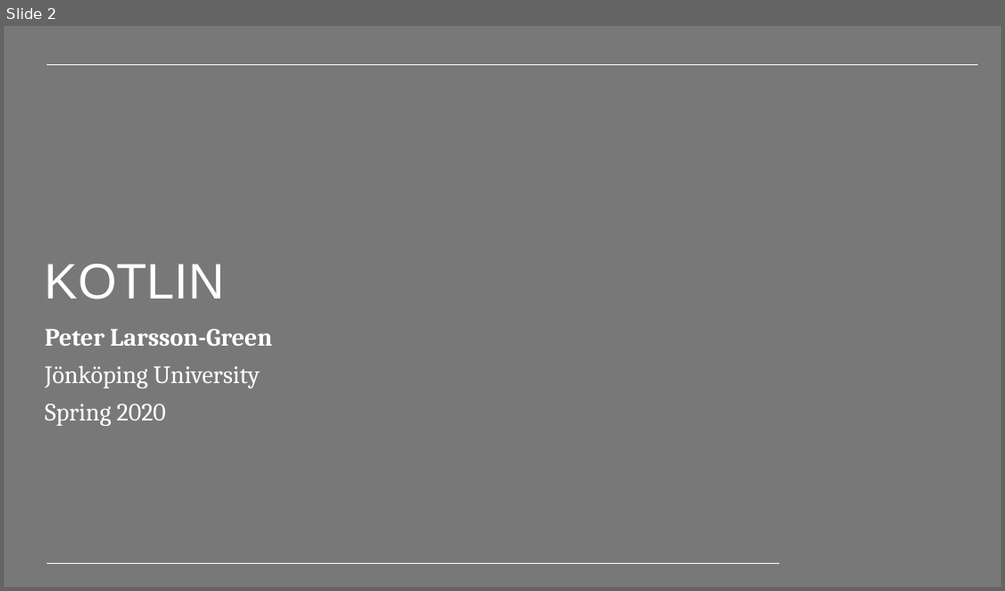
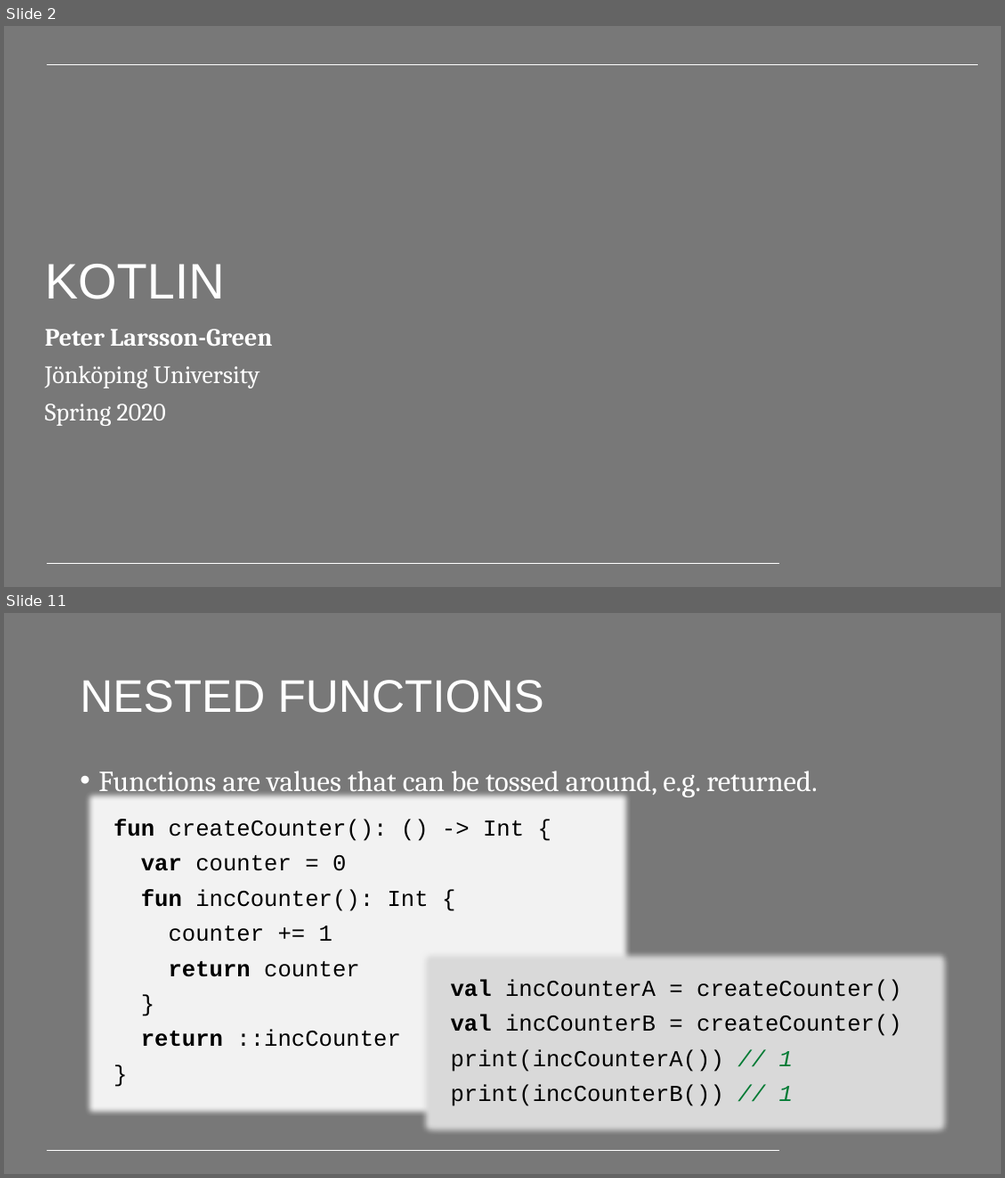
Before and after one commit to PeppeL-G/course-material, a slide deck: src/lectures/kotlin/kotlin.pptx. Shown one above the other, each under a label of ours: slide 2 before the commit, slides 2 and 11 after it; the slides between them are not shown. The pictures are 1005x591 and 1005x1178 pixels, drawn with LibreOffice and Linux fonts; fonts in the diff are those of the drawing; background and template pictures are left out. Boxes give left, top, right and bottom in pixels: in the first picture for what was removed or moved away, otherwise in the second. Text is boxed around its words. In the diff, an @@ line names an element or a change of style, - is before the commit and + after.

```diff
--- a/src/lectures/kotlin/kotlin.pptx
+++ b/src/lectures/kotlin/kotlin.pptx
@@ slide 11 added at bbox=[4, 613, 1001, 1174], background #787878; not listed: 1 template element that a slide beside it also shows @@
@@ title added at bbox=[80, 680, 544, 713], 44 pt, text #FFFFFF @@
+NESTED FUNCTIONS
@@ text added at bbox=[98, 771, 817, 797], 28 pt, text #FFFFFF @@
+• Functions are values that can be tossed around, e.g. returned.
@@ text added at bbox=[113, 819, 524, 1046], 22 pt, text #000000 @@
+fun createCounter(): () -> Int {
+var counter = 0
+fun incCounter(): Int {
+counter += 1
+return counter
+}
+return ::incCounter
+}
@@ text added at bbox=[451, 979, 902, 1106], 22 pt, text #000000 @@
+val incCounterA = createCounter()
+val incCounterB = createCounter()
+print(incCounterA()) // 1
+print(incCounterB()) // 1
```
Also in this commit, not shown: 4 slides changed, 16 other slides added, 52 slides removed, 3 other files.
